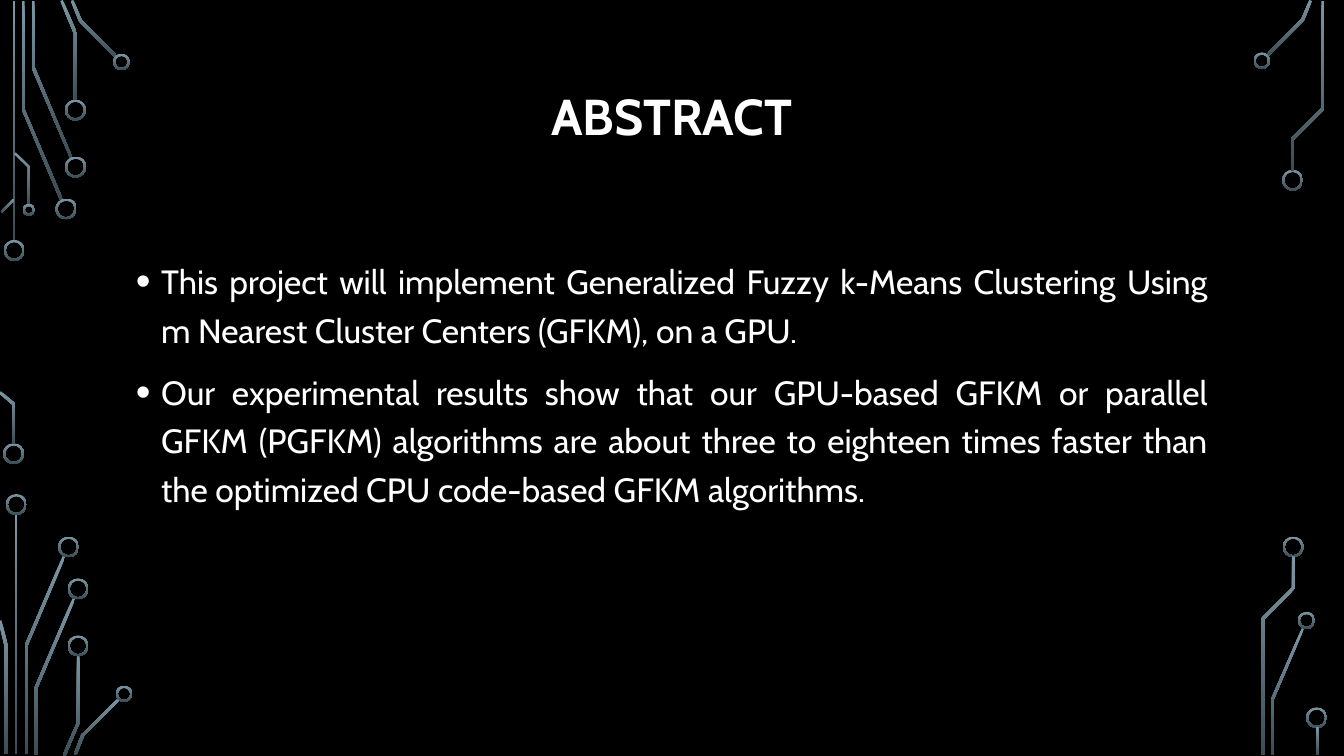
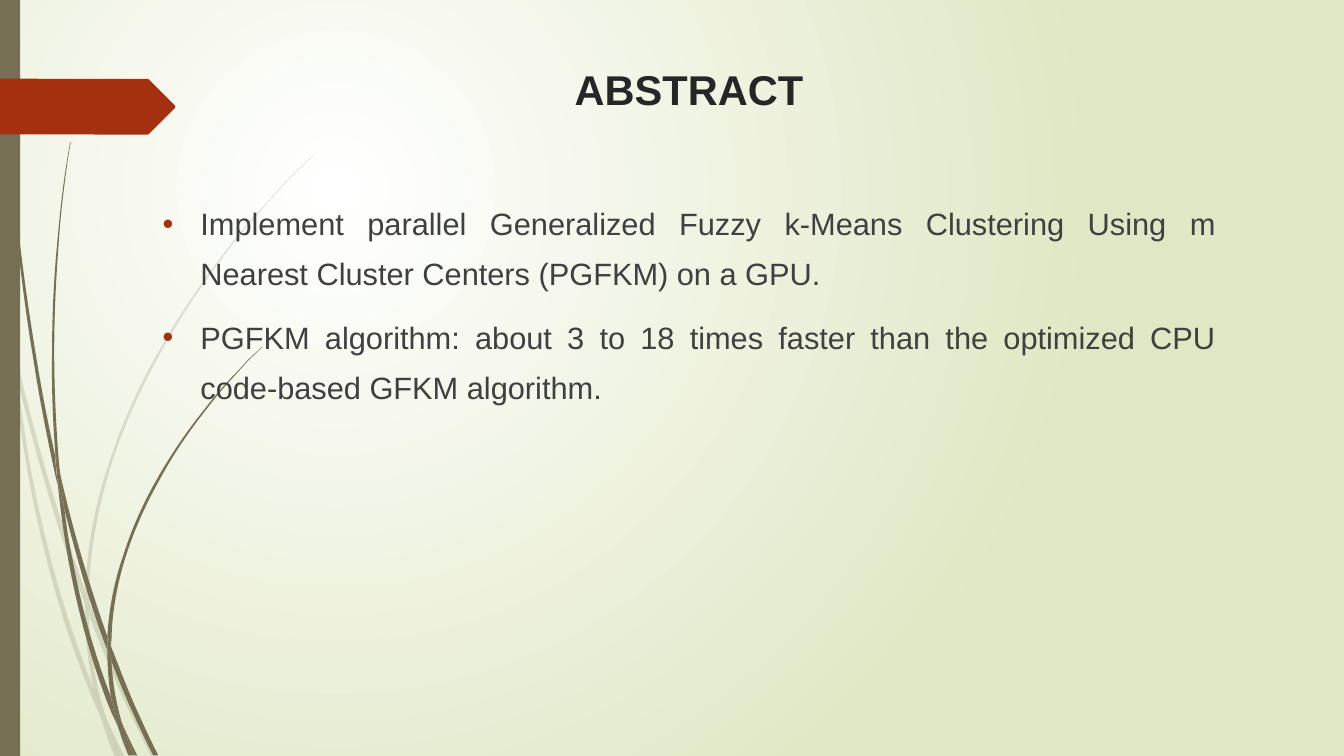
Before and after one commit to trungvdhp/master-ntou, a slide deck: slide 2 of ImageProcessing/Speeding up GFKM.pptx. Drawn at 1344x756 pixels with LibreOffice and Linux fonts; fonts in the diff are those of the drawing; background and template pictures are left out. Boxes give left, top, right and bottom in pixels: in the first picture for what was removed or moved away, otherwise in the second. Text is boxed around its words. In the diff, an @@ line names an element or a change of style, - is before the commit and + after.

```diff
--- a/ImageProcessing/Speeding up GFKM.pptx
+++ b/ImageProcessing/Speeding up GFKM.pptx
@@ background picture (left out) to gradient #FFFFFF to #DFE8C4 @@
@@ rectangle added at (0,0,20,756), fill #766F54 @@
@@ title "ABSTRACT": place and size @@
-title "ABSTRACT" at (551,99,792,136)
+title "ABSTRACT" at (575,76,804,106)
@@ title "ABSTRACT" at (575,76,804,106): size 36 to 29.7 pt, font Cabin to Arial, text colour #FFFFFF to #262626; line spacing 0.9 to 1; vertical alignment middle to top @@
@@ freeform shape added at (0,79,175,134), fill #A53010 @@
@@ text at (200,212,1216,405): text changed; size 24 to 22 pt; font Cabin to Arial; text colour #FFFFFF to #404040 @@
-• This project will implement Generalized Fuzzy k-Means Clustering Using m Nearest Cluster Centers (GFKM), on a GPU.
-• Our experimental results show that our GPU-based GFKM or parallel GFKM (PGFKM) algorithms are about three to eighteen times faster than the optimized CPU code-based GFKM algorithms.
+• Implement parallel Generalized Fuzzy k-Means Clustering Using m Nearest Cluster Centers (PGFKM) on a GPU.
+• PGFKM algorithm: about 3 to 18 times faster than the optimized CPU code-based GFKM algorithm.
@@ fill gradient #7C96A3 to #3B4C54 to #766F54 in 5 elements at (111,697,134,755), (107,636,111,661), (123,725,138,756), (57,481,118,728), (55,453,65,509) @@
@@ freeform shape: place and size @@
-freeform shape at (0,391,15,445)
+freeform shape at (55,453,65,509)
@@ freeform shape: place and size @@
-freeform shape at (24,556,65,754)
+freeform shape at (57,481,118,728)
@@ fill gradient #7C96A3 to #3B4C54 to #766F54 at 20% opacity in 3 elements at (89,601,156,756), (85,604,106,717), (85,591,89,615) @@
@@ freeform shape: place and size @@
-freeform shape at (68,579,89,600)
+freeform shape at (85,591,89,615)
@@ freeform shape: place and size @@
-freeform shape at (63,655,80,756)
+freeform shape at (85,604,106,717)
@@ freeform shape: place and size @@
-freeform shape at (34,598,76,755)
+freeform shape at (89,601,156,756)
@@ freeform shape: place and size @@
-freeform shape at (68,635,89,656)
+freeform shape at (107,636,111,661)
@@ group added at (3,0,262,756): 7 freeform shapes @@
@@ group added at (0,154,315,756): 7 freeform shapes @@
@@ freeform shape: place and size @@
-freeform shape at (74,698,120,755)
+freeform shape at (111,697,134,755)
@@ freeform shape: place and size @@
-freeform shape at (116,686,133,702)
+freeform shape at (123,725,138,756)
@@ group removed at (0,0,1328,755): 25 freeform shapes, 3 rectangles @@
```
Also in this commit, not shown: 26 other slides changed, 1 slide added.
